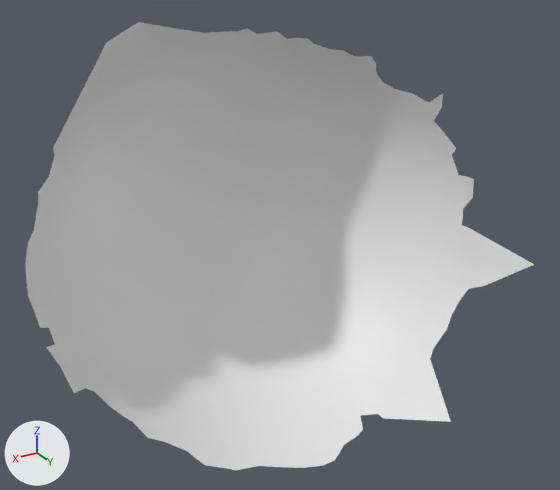
What one commit did to the OBJ model res/final/camerafocus/cleanedup/CameraFocus_0.000001.obj.
Rendered twice from a 50 mm camera at (81.9, 210.5, 96.2) aimed at (-42.8, 2.7, -7.7). Lighting does not change. The marker at lower left points along +X, +Y and +Z. Where no turn or scale is listed for an object, it has been applied to the vertices.

Before the edit, the objects in view are built like this:
```python
me_camerafocus_0_000001 = bpy.data.meshes.new('CameraFocus_0.000001')
me_camerafocus_0_000001.from_pydata(...)  # 4237 vertices, 8387 faces; spans x -114.0..39.0, y -55.0..52.0, z -78.0..65.0
# before: 4151 (-112.0, 22.0, -13.0) at pixel (468, 237), 4152 (-113.0, 20.0, -10.0) at pixel (469, 227), 4169 (-111.0, 22.0, -19.0) at pixel (466, 252), 4225 (-108.0, 35.0, -26.0) at pixel (483, 286), 4227 (-111.0, 36.0, -19.0) at pixel (494, 268)
# before: 4228 (-111.0, 31.0, -20.0) at pixel (483, 264), 4229 (-109.0, 39.0, -21.0) at pixel (495, 276), 4233 (-112.0, 52.0, -12.0) at pixel (534, 264)
# before: 4178 (-81.0, 32.0, -63.0) at pixel (411, 391), 4186 (-91.0, 29.0, -54.0) at pixel (430, 359), 4218 (-69.0, 31.0, -71.0) at pixel (383, 418), 4221 (-76.0, 31.0, -67.0) at pixel (398, 403), 4231 (-85.0, 31.0, -59.0) at pixel (419, 378)
# before: 4232 (-87.0, 32.0, -57.0) at pixel (427, 373), 4236 (-81.0, 52.0, -63.0) at pixel (450, 421)
ob_camerafocus_0_000001 = bpy.data.objects.new('CameraFocus_0.000001', me_camerafocus_0_000001)
ob_camerafocus_0_000001.location = (0.0, 0.0, 0.0)
```
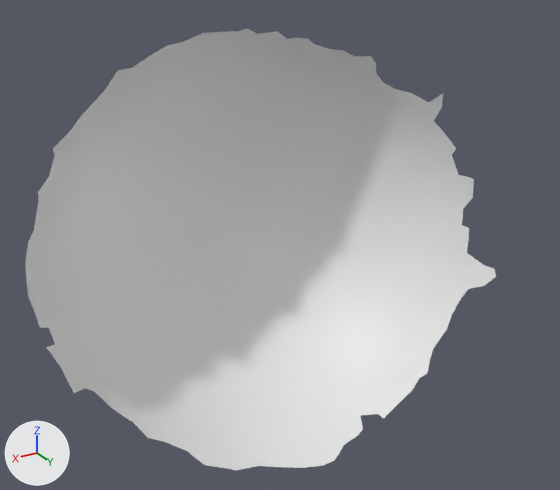
Edits to the bpy script that builds the scene:
```text
Change me_camerafocus_0_000001:
    used by ob_camerafocus_0_000001; location = (0.0, 0.0, 0.0)
    verts and faces of me_camerafocus_0_000001; kept vertices keep their numbers, new ones are numbered from 4237
    remove me_camerafocus_0_000001.from_pydata(...)  # 4237 vertices, 8387 faces; spans x -114.0..39.0, y -55.0..52.0, z -78.0..65.0
    add me_camerafocus_0_000001.from_pydata(...)  # 4233 vertices, 8364 faces; spans x -114.0..39.0, y -55.0..39.0, z -78.0..60.0
    me_camerafocus_0_000001 part 1
    2 vertices are removed from x -6.0..6.0, y -20.0..-13.0, z 61.0..65.0
    12 faces are deleted
    me_camerafocus_0_000001 part 2
    add delete_vertices([4233])  # with the faces that use them
    me_camerafocus_0_000001 part 3
    add delete_vertices([4236])  # with the faces that use them
```

What differs and where, as boxes (x1, y1, x2, y2) in the pictures (560 x 490 px):
'CameraFocus_0.000001', reshaped (7% narrower)
    before: (25, 22, 534, 470)
    after: (25, 28, 496, 470)
part 1 of me_camerafocus_0_000001, deleted
    before: (53, 22, 202, 148)
part 2 of me_camerafocus_0_000001, deleted
    before: (467, 228, 534, 285)
part 3 of me_camerafocus_0_000001, deleted
    before: (384, 360, 451, 422)
